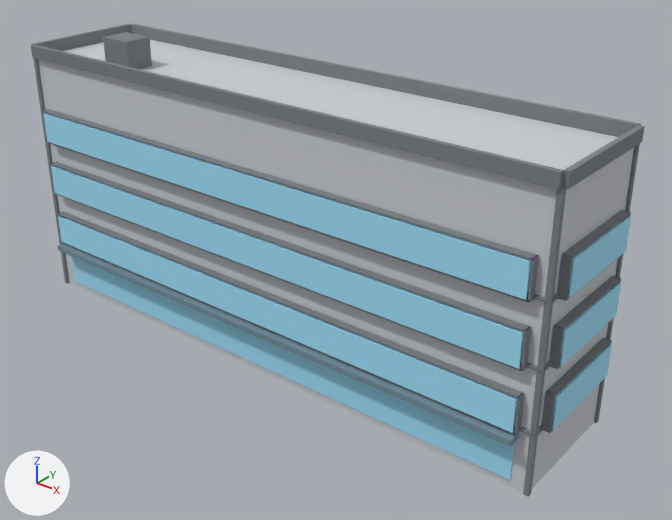
The glTF model public/buildings/lot_4x1.glb as it was, and as the next commit left it.
Both versions are drawn from a camera (50 mm lens) standing at (43.3, -28.6, 25.4) and looking at (17.5, 3.6, 5.4). Every picture has the same lights, and +X, +Y and +Z are marked at lower left. The first picture is the older version.

The first picture shows 'lot_4x1'.
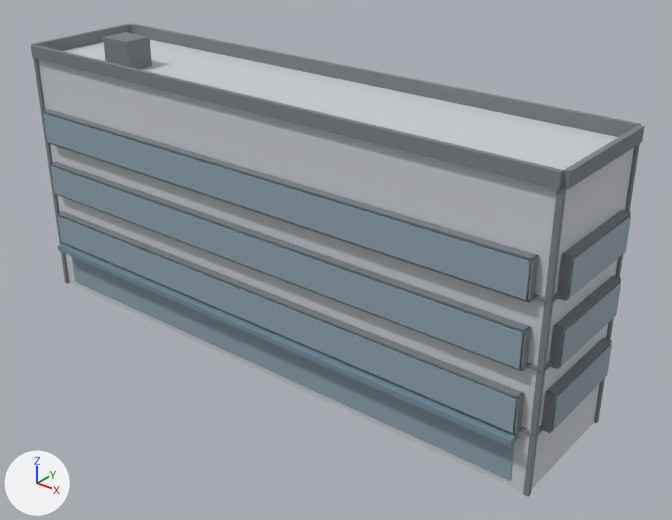
Pixel boxes (x1, y1, x2, y2) of what changed, in the pictures (672 x 520 px):
'lot_4x1', recoloured (cyan to greyish blue)
    both: (41, 110, 631, 483)

What the commit changed:
Material 'lot_4x1_glass' (mat_lot_4x1_glass) changes colour from cyan #a0e1f9 to greyish blue #90a6b1; in linear values from (0.35, 0.75, 0.95) to (0.28, 0.38, 0.44).
